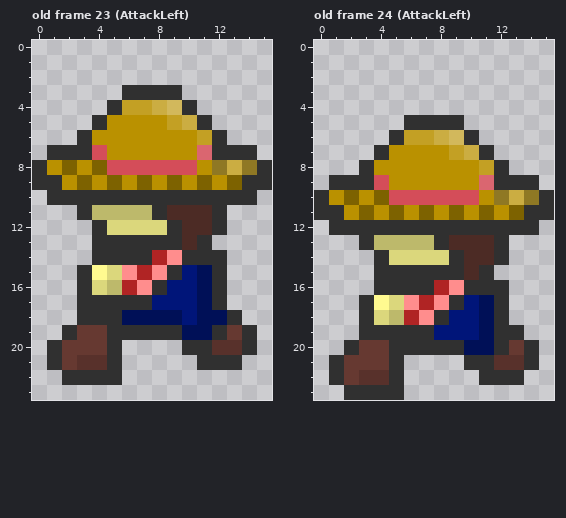
Pixel-art file -- Assets/Sprites/Player/PlayerWeaponBase.aseprite. Above: the version before the commit.
16x24 pixels, 24 frames. Colours within 5 levels of each other are drawn and written as one. Shown: old frame 23 (AttackLeft), old frame 24 (AttackLeft). The commit also changed other frames, which this record leaves out.
And afterwards:
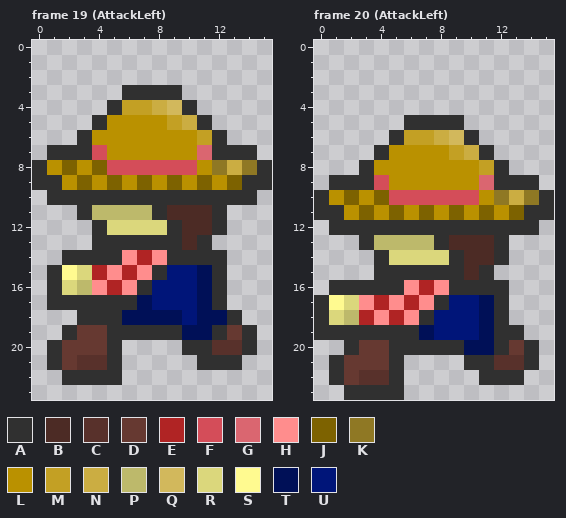
Palette (. is transparent): A #303030  B #4c2b25  C #58312b  D #663931  E #b02424  F #d44d59  G #da6670  H #ff8d8d  J #7d6200  K #8f7824  L #ba9100  M #c3a024  N #cbad42  P #bdb96b  Q #d2b85c  R #dbd77c  S #fffa90  T #001057  U #001579
From old to new:
frames 24 -> 20
--- frame 19 (AttackLeft) against old frame 23 (AttackLeft)
@@ x 0..15 @@
 13 ....AAAAAABA....
-14 ....AAAAEHAAA...
-15 ...ASRHEHAUTA...
-16 ...ARPEHAUUTA...
-17 ...AAAAAUUUTA...
+14 ..AAAAHEHAAAA...
+15 .ASREHEHAUUTA...
+16 .ARPHEHAUUUTA...
+17 .AAAAAATUUUTA...
 18 ...AAATTTTUTTA..
--- frame 20 (AttackLeft) against old frame 24 (AttackLeft)
@@ x 0..15 @@
 15 ....AAAAAABA....
-16 ....AAAAEHAAA...
-17 ...ASRHEHAUTA...
-18 ...ARPEHAUUTA...
-19 ...AAAAAUUUTAA..
+16 .AAAAAHEHAAAA...
+17 ASRHEHEHAUUTA...
+18 ARPEHEHAUUUTA...
+19 AAAAAAATUUUTAA..
 20 ..ADDAAAAATTADA.
Where, in picture pixels (left, top, right, bottom), the same in both pictures:
changed: (47, 250, 182, 310)
changed: (314, 280, 464, 340)
